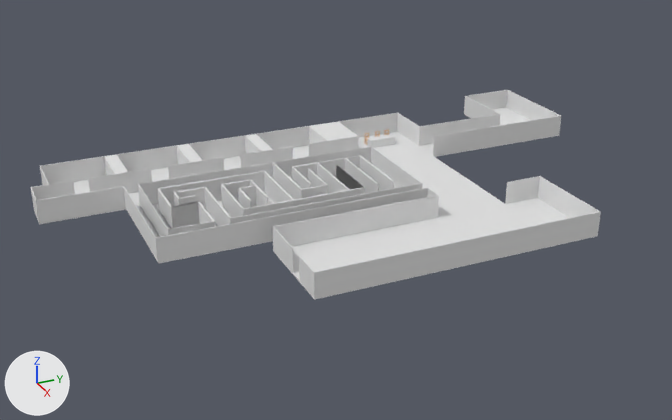
The Blender file Assets/3dmodels/jocunity.blend: old version first, new version second.
Before and after are seen from a camera (50 mm lens) standing at (93.0, -59.2, 48.8) and looking at (-5.0, -15.1, -0.2). The axes (+X, +Y, +Z) are drawn at lower left. The lights are the same throughout.

Before the edit, the objects in view are built like this:
```python
me_cube_038 = bpy.data.meshes.new('Cube.038')
me_cube_038.from_pydata(...)  # a box spanning x -1.5..-1.4, y -4.18..5.92, z -1.5..1.5
me_cube_049 = bpy.data.meshes.new('Cube.049')
me_cube_049.from_pydata([(-1.5, 4.2, -1.5), (-1.5, 4.2, 1.5), (-1.5, 25.8, -1.5), (-1.5, 25.8, 1.5), (-1.4, 4.2, -1.5), (-1.4, 4.2, 1.5), (-1.4, 25.8, -1.5), (-1.4, 25.8, 1.5)], [], [(0, 1, 3, 2), (2, 3, 7, 6), (6, 7, 5, 4), (4, 5, 1, 0), (2, 6, 4, 0), (7, 3, 1, 5)])
me_cube_053 = bpy.data.meshes.new('Cube.053')
me_cube_053.from_pydata([(-1.5, -10.7, -1.5), (-1.5, -10.7, 1.5), (-1.5, 25.8, -1.5), (-1.5, 25.8, 1.5), (-1.4, -10.7, -1.5), (-1.4, -10.7, 1.5), (-1.4, 25.8, -1.5), (-1.4, 25.8, 1.5)], [], [(0, 1, 3, 2), (2, 3, 7, 6), (6, 7, 5, 4), (4, 5, 1, 0), (2, 6, 4, 0), (7, 3, 1, 5)])
ob_cube_021 = bpy.data.objects.new('Cube.021', me_cube_038)
ob_cube_021.location = (-25.5, -0.7, 1.7)
ob_cube_030 = bpy.data.objects.new('Cube.030', me_cube_049)
ob_cube_030.location = (1.5, -0.7, 1.7)
ob_cube_030.rotation_euler = (0.0, 0.0, 3.142)  # degrees (0, 0, 180)
ob_cube_034 = bpy.data.objects.new('Cube.034', me_cube_053)
ob_cube_034.location = (13.5, -0.7, 1.7)
ob_cube_034.rotation_euler = (0.0, 0.0, 3.142)  # degrees (0, 0, 180)
# also in view: 'Cube.006' at (-27.0, -22.9, 1.7); 'Cube.019' at (-15.6, -21.3, 1.7); 'Cube.042' at (-1.1, -17.6, 1.7); 'Cube.027' at (-22.8, 27.1, 1.7); 'Cube.016' at (-20.0, -47.3, 1.7)
```
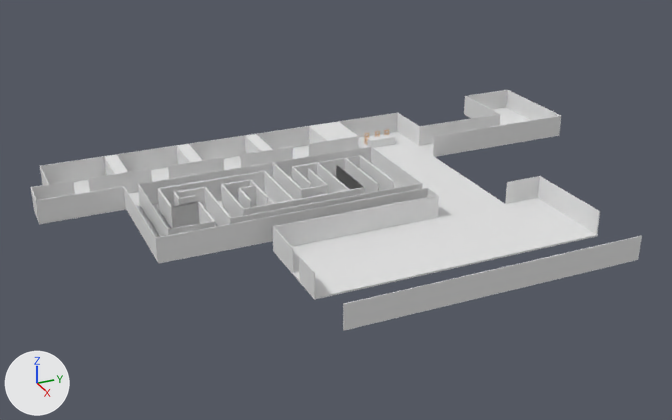
What differs and where, as boxes [x1, y1, x2, y2] in the pictures (672 x 420 px):
'Cube.034', moved: before [315, 212, 601, 298]; after [343, 236, 642, 331]

The change, as a diff of the scene's bpy script:
```diff
--- a/Assets/3dmodels/jocunity.blend.py
+++ b/Assets/3dmodels/jocunity.blend.py
@@ ob_cube_034 @@
 ob_cube_034 = bpy.data.objects.new('Cube.034', me_cube_053)
-ob_cube_034.location = (13.5, -0.7, 1.7)
+ob_cube_034.location = (20.6, -0.7, 1.7)
 ob_cube_034.rotation_euler = (0.0, 0.0, 3.142)  # degrees (0, 0, 180)
```
